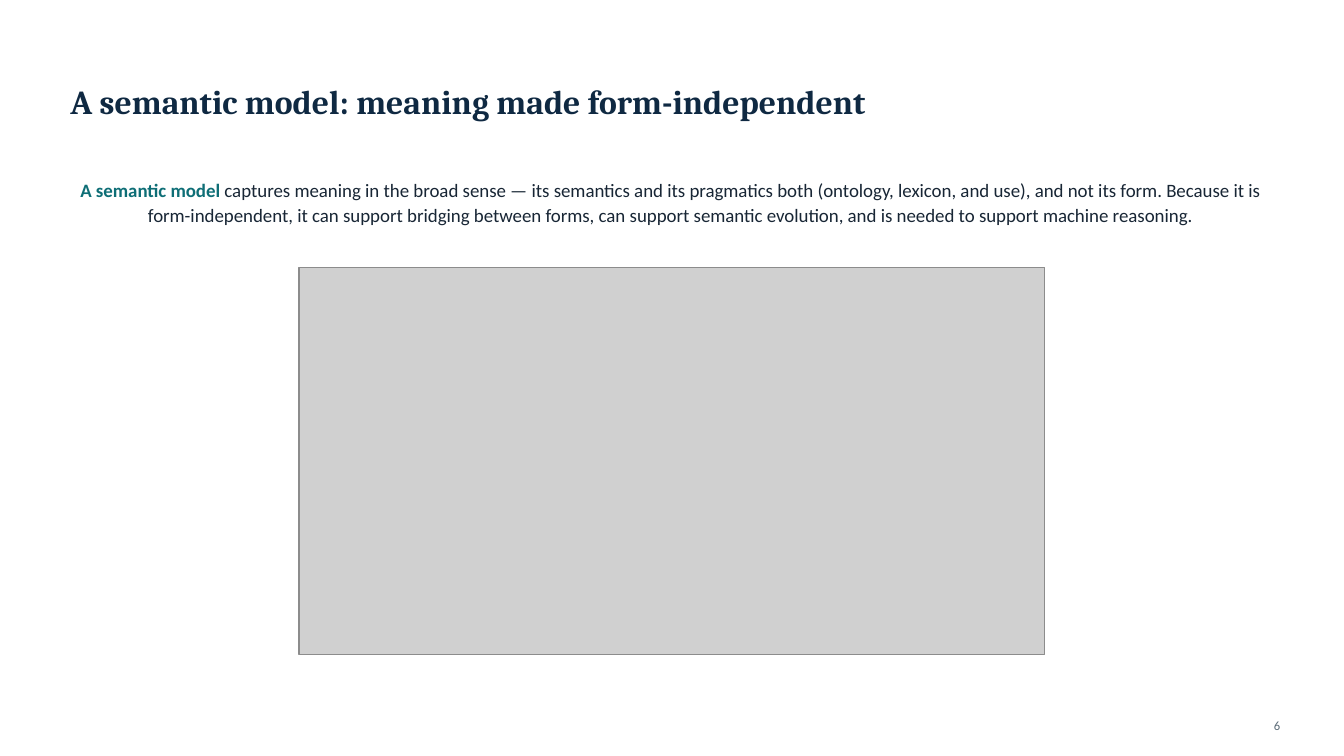
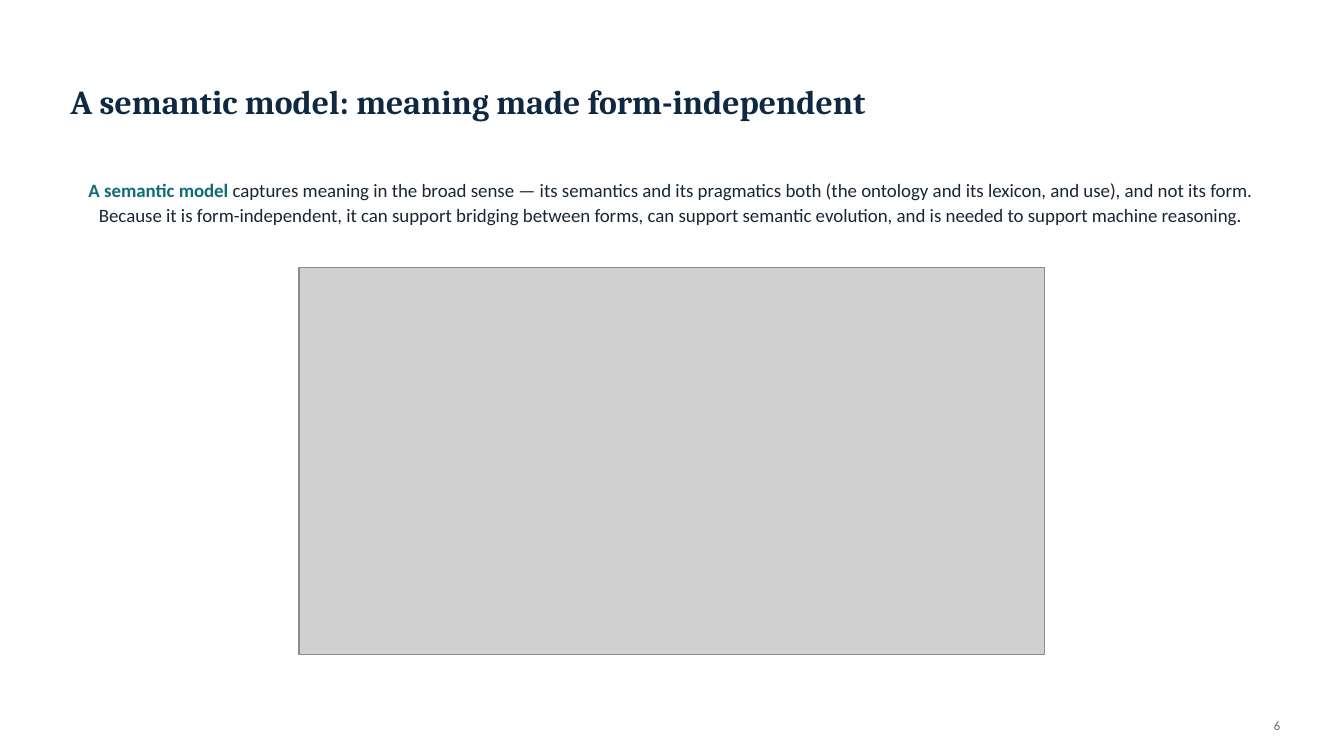
Before and after one commit to ChrisFJanz/meaning-across-representations, a slide deck: slide 6 of semantic_model_deck.pptx. Drawn at 1344x756 pixels with LibreOffice and Linux fonts; fonts in the diff are those of the drawing; grey boxes stand for pictures. Boxes give left, top, right and bottom in pixels: in the first picture for what was removed or moved away, otherwise in the second. Text is boxed around its words. In the diff, an @@ line names an element or a change of style, - is before the commit and + after.

```diff
--- a/semantic_model_deck.pptx
+++ b/semantic_model_deck.pptx
@@ text at (88, 183, 1252, 226): text changed @@
-A semantic model captures meaning in the broad sense — its semantics and its pragmatics both (ontology, lexicon, and use), and not its form. Because it is form-independent, it can support bridging between forms, can support semantic evolution, and is needed to support machine reasoning.
+A semantic model captures meaning in the broad sense — its semantics and its pragmatics both (the ontology and its lexicon, and use), and not its form. Because it is form-independent, it can support bridging between forms, can support semantic evolution, and is needed to support machine reasoning.
```
Also in this commit, not shown: 1 other file.
